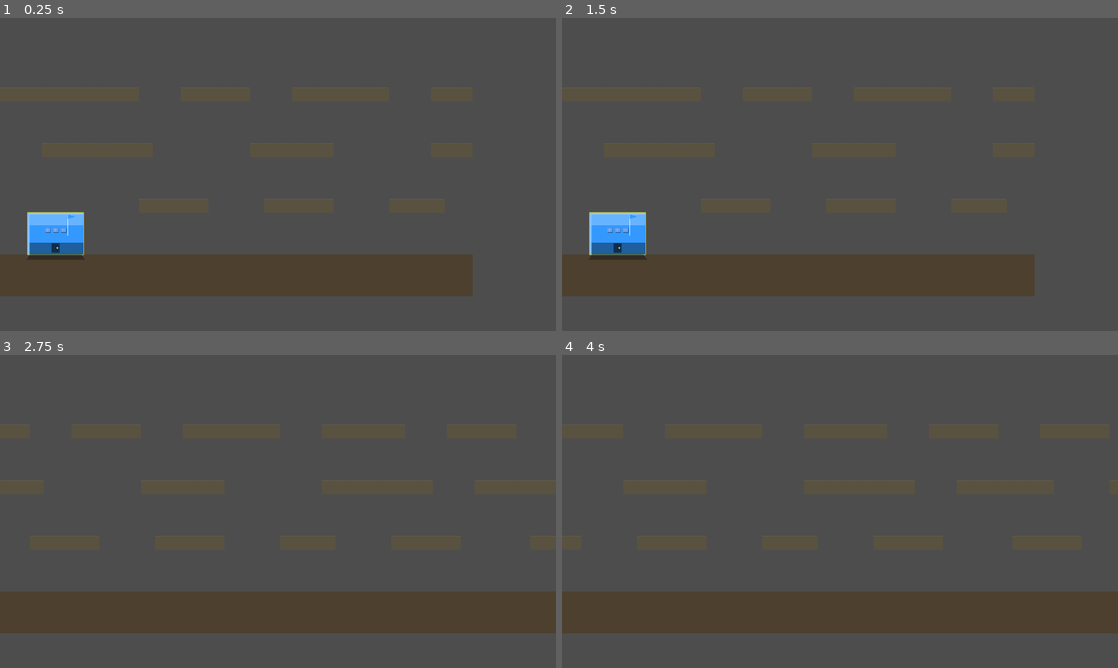
Above: before the commit, frames 1-4 (two rows, left to right).
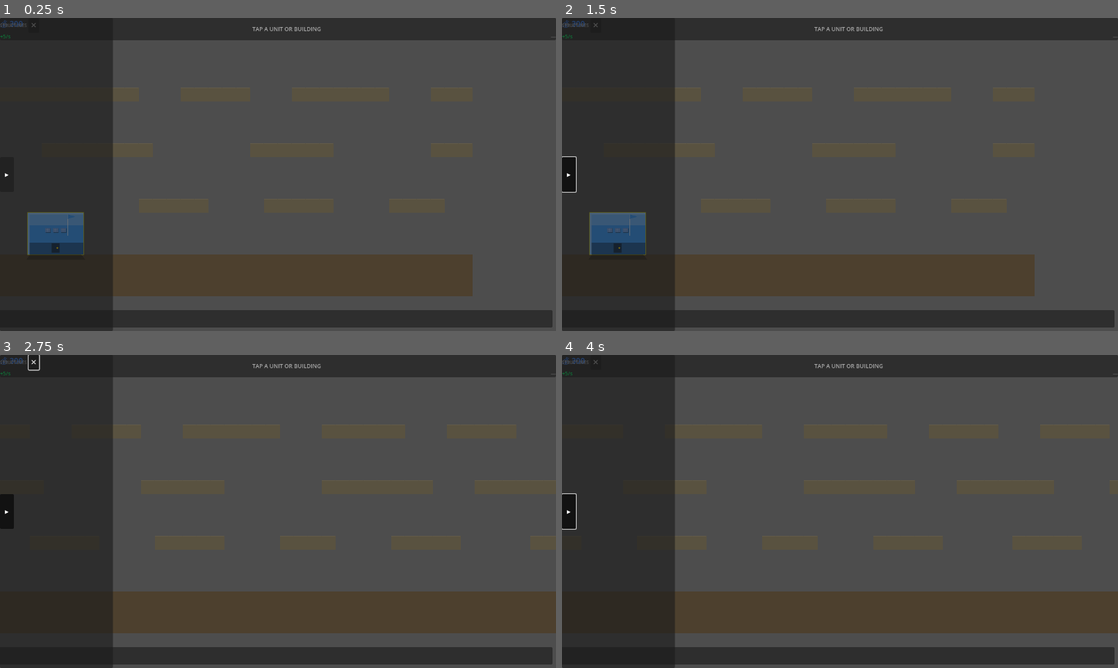
Above: after the commit, the same moments.

Repository: infinitybiscuit/fortress-command
Game: Godot game, scene res://scenes/game/game_scene.tscn
Same seed, same stepped clock (60 frames per second), same inputs: the game is played once before the commit and once after it.
Inputs (mouse positions are in pixels of both pictures, inside the frame that each line leads up to):
- Up to frame 1 (0.25 s): no input
- Up to frame 2 (1.5 s): click (595, 24) at 0.5 s, where only the run after the commit has a clickable "✕"; click (567, 174) at 1.25 s, where only the run after the commit has a clickable "▸"
- Up to frame 3 (2.75 s): tap A at 2 s; move the mouse to (400, 495) at 2.02 s; hold Right (ui_right) from 2.03 s (still down); click (400, 495) at 2.17 s; tap Up (ui_up) at 2.27 s
- Up to frame 4 (4 s): tap A at 2.75, 3.5 s; move the mouse to (728, 527) at 2.77 s; click (728, 527) at 2.92 s; tap Up (ui_up) at 3.02 s; move the mouse to (895, 442) at 3.52 s; release Right (ui_right) at 3.53 s; hold Left (ui_left) from 3.53 s (still down); click (895, 442) at 3.67 s

The runs differ from the first frame. In frame 1, 30% of the frame differs, in the area x 0-100%, y 0-100%; in frame 2, 30%; in frame 3, 30%; in frame 4, 30%.
Error after the commit: Trying to assign value of type 'Control' to a variable of type 'hud.gd'. (res://scripts/game/game_scene.gd:17)

Commit message:
Add HUD, starting units, build menu, and building selection
- Add CanvasLayer + HUD instance to game_scene.tscn so the HUD renders
  screen-space on top of the game world
- Wire HUD to game_scene: populate build list from GameConfig on startup,
  connect build_item_selected and train_item_selected signals, update
  credits/income labels each economy tick
- Spawn 2 starting soldiers per side near their HQ on game start
- Build menu items and train items are now Buttons with press signals so
  they actually respond to clicks
- Clicking a build item enters placement mode; next left-click places the
  building at the clicked tile if the player can afford it and the tile is valid
- Clicking a player building selects it, shows the train section populated
  from that building's can_train list, and deducts cost on queue_train
- Left-click on a unit selects it and clears building selection; clicking
  empty space clears all selections

https://claude.ai/code/session_01FFsLYEoZBhHorYKSisAVT4

Diff:
--- a/godot/scenes/game/game_scene.tscn
+++ b/godot/scenes/game/game_scene.tscn
@@ -5,6 +5,7 @@
 [ext_resource type="PackedScene" uid="uid://fortress_tilemap" path="res://scenes/game/tilemap.tscn" id="3_tilemap"]
 [ext_resource type="PackedScene" uid="uid://unit_scene" path="res://scenes/entities/unit.tscn" id="4_unit"]
 [ext_resource type="PackedScene" uid="uid://building_scene" path="res://scenes/entities/building.tscn" id="5_building"]
+[ext_resource type="PackedScene" uid="uid://hud_scene" path="res://scenes/ui/hud.tscn" id="6_hud"]
 
 [node name="GameScene" type="Node2D"]
 script = ExtResource("1_game_scene")
@@ -17,3 +18,8 @@
 [node name="Units" type="Node2D" parent="."]
 
 [node name="Buildings" type="Node2D" parent="."]
+
+[node name="CanvasLayer" type="CanvasLayer" parent="."]
+layer = 10
+
+[node name="HUD" instance=ExtResource("6_hud") parent="CanvasLayer"]
--- a/godot/scripts/game/game_scene.gd
+++ b/godot/scripts/game/game_scene.gd
@@ -14,6 +14,7 @@
 @onready var tilemap: GameTileMap = $GameTileMap
 @onready var units_node: Node2D = $Units
 @onready var buildings_node: Node2D = $Buildings
+@onready var hud: HUD = $CanvasLayer/HUD
 
 ## ── Game State ────────────────────────────────────────────────────────────────────
 enum GameMode { NONE, ONE_V_ONE_CPU, TWO_V_TWO, ONE_V_ONE, SKIRMISH }
@@ -32,6 +33,10 @@
 
 ## Selection state
 var selected_units: Array = []
+var _selected_building: Node = null
+
+## Build placement state
+var _pending_build_type: String = ""
 
 ## Tick timers
 var economy_tick_timer: float = 0.0
@@ -49,10 +54,9 @@
 
 ## ── Initialization ───────────────────────────────────────────────────────────────
 func _ready() -> void:
-	# Initialize empty player array
 	players = []
-	# Auto-start for testing — spawns HQs and begins game loop
 	set_game_mode("1v1_cpu")
+	_setup_hud()
 
 ## ── Main Game Loop ────────────────────────────────────────────────────────────────
 func _process(delta: float) -> void:
@@ -89,13 +93,15 @@
 
 ## ── Economy ────────────────────────────────────────────────────────────────────────
 func _process_economy() -> void:
-	# Calculate income from all buildings for each player
 	for i in range(players.size()):
 		var player: Dictionary = players[i]
 		var income: int = _calculate_player_income(i)
 		player["income"] = income
 		player["money"] += income
 		income_updated.emit(i, income)
+		if i == 0:
+			hud.update_credits(player["money"])
+			hud.update_income(income)
 
 func _calculate_player_income(player_idx: int) -> int:
 	var total_income: int = 0
@@ -184,9 +190,14 @@
 				"is_ai": true,
 				"hq": null
 			})
-			# Place HQs at ground level
 			_spawn_hq_for_player(0, 2, ground_y - 3)
 			_spawn_hq_for_player(1, 193, ground_y - 3)
+			# Starting soldiers — spawn just above ground so physics settles them
+			var spawn_y: float = (ground_y - 1) * GameConfig.TILE_SIZE
+			spawn_unit("soldier", Vector2(250, spawn_y), 0)
+			spawn_unit("soldier", Vector2(290, spawn_y), 0)
+			spawn_unit("soldier", Vector2(6140, spawn_y), 1)
+			spawn_unit("soldier", Vector2(6100, spawn_y), 1)
 
 		GameMode.ONE_V_ONE:
 			# Two human players
@@ -341,6 +352,103 @@
 					game_is_started = false
 					return
 
+## ── HUD Setup ───────────────────────────────────────────────────────────────
+func _setup_hud() -> void:
+	# Populate build list (player can't build HQs)
+	var icons: Dictionary = {
+		"barracks": "⚔", "turret": "🗼", "wall": "🧱",
+		"mine": "⛏", "workshop": "🔧"
+	}
+	var build_entries: Array = []
+	for btype in ["barracks", "turret", "wall", "mine", "workshop"]:
+		var data: Dictionary = GameConfig.BUILDING_TYPES.get(btype, {})
+		build_entries.append({
+			"name": btype.capitalize(),
+			"cost": data.get("cost", 0),
+			"icon": icons.get(btype, "■"),
+			"type": btype,
+			"disabled": false
+		})
+	hud.populate_build_list(build_entries)
+
+	# Connect HUD signals
+	hud.build_item_selected.connect(_on_hud_build_item_selected)
+	hud.train_item_selected.connect(_on_hud_train_item_selected)
+
+	# Seed initial values
+	if players.size() > 0:
+		hud.update_credits(players[0].get("money", 0))
+		hud.update_income(players[0].get("income", 0))
+	hud.update_mode_label("1v1 CPU")
+
+
+func _on_hud_build_item_selected(btype: String) -> void:
+	_pending_build_type = btype
+	hud.update_selection_info("Click to place: " + btype.capitalize())
+
+
+func _on_hud_train_item_selected(utype: String) -> void:
+	if _selected_building == null or not is_instance_valid(_selected_building):
+		return
+	if _selected_building.faction != 0:
+		return
+	var cost: int = GameConfig.UNIT_TYPES.get(utype, {}).get("cost", 0)
+	if players[0].get("money", 0) < cost:
+		return
+	if _selected_building.queue_train(utype):
+		players[0]["money"] -= cost
+		hud.update_credits(players[0]["money"])
+		# Refresh train list to reflect new affordability
+		_select_building(_selected_building)
+
+
+func _select_building(building: Node) -> void:
+	# Deselect previous building
+	if _selected_building != null and is_instance_valid(_selected_building):
+		_selected_building.is_selected = false
+	_selected_building = building
+	building.is_selected = true
+	deselect_all()
+
+	hud.update_selection_info(building.building_type.capitalize())
+
+	if building.can_train.size() > 0:
+		var train_entries: Array = []
+		for utype in building.can_train:
+			var data: Dictionary = GameConfig.UNIT_TYPES.get(utype, {})
+			train_entries.append({
+				"name": utype.capitalize(),
+				"cost": data.get("cost", 0),
+				"time": data.get("train_time", 3.0),
+				"type": utype,
+				"disabled": players[0].get("money", 0) < data.get("cost", 0)
+			})
+		hud.populate_train_list(train_entries)
+		hud.show_train_section(true)
+	else:
+		hud.show_train_section(false)
+
+
+func _try_place_building(btype: String, world_pos: Vector2) -> void:
+	var data: Dictionary = GameConfig.BUILDING_TYPES.get(btype, {})
+	var cost: int = data.get("cost", 0)
+	if players.size() == 0 or players[0].get("money", 0) < cost:
+		hud.update_selection_info("Not enough credits!")
+		return
+	var tile_pos: Vector2i = tilemap.world_to_tile(world_pos.x, world_pos.y)
+	var w: int = data.get("width_tiles", 1)
+	var h: int = data.get("height_tiles", 1)
+	# Place so the bottom of the building sits on the clicked tile row
+	var place_tile_y: int = tile_pos.y - h + 1
+	if not tilemap.can_place_building(tile_pos.x, place_tile_y, w, h):
+		hud.update_selection_info("Can't place here!")
+		return
+	players[0]["money"] -= cost
+	spawn_building(btype, Vector2i(tile_pos.x, place_tile_y), 0)
+	hud.update_credits(players[0]["money"])
+	hud.update_selection_info("Placed " + btype.capitalize())
+
+
 ## ── Input Handling ──────────────────────────────────────────────────────────
 func _unhandled_input(event: InputEvent) -> void:
 	if not game_is_started or game_paused:
@@ -350,6 +458,21 @@
 		var world_pos: Vector2 = get_global_mouse_position()
 
 		if event.button_index == MOUSE_BUTTON_LEFT:
+			# Build placement mode takes priority
+			if _pending_build_type != "":
+				_try_place_building(_pending_build_type, world_pos)
+				_pending_build_type = ""
+				return
+
+			# Check for building click first
+			for building in all_buildings:
+				if not is_instance_valid(building) or building.faction != 0:
+					continue
+				var brect := Rect2(building.global_position, Vector2(building.world_width, building.world_height))
+				if brect.has_point(world_pos):
+					_select_building(building)
+					return
+
 			# Try to select a unit (player faction 0) near click position
 			var nearby: Array = get_units_at_position(world_pos, 24.0)
 			var player_unit: Node = null
@@ -358,9 +481,19 @@
 					player_unit = u
 					break
 			if player_unit != null:
+				if _selected_building != null and is_instance_valid(_selected_building):
+					_selected_building.is_selected = false
+					_selected_building = null
+					hud.show_train_section(false)
 				select_unit(player_unit)
+				hud.update_selection_info(player_unit.unit_type.capitalize())
 			else:
+				if _selected_building != null and is_instance_valid(_selected_building):
+					_selected_building.is_selected = false
+					_selected_building = null
+					hud.show_train_section(false)
 				deselect_all()
+				hud.update_selection_info("")
 
 		elif event.button_index == MOUSE_BUTTON_RIGHT:
 			# Right-click: move or attack at target position
--- a/godot/scripts/ui/hud.gd
+++ b/godot/scripts/ui/hud.gd
@@ -175,12 +175,11 @@
 # ═══════════════════════════════════════════════════════════════════
 
 func populate_build_list(building_entries: Array) -> void:
-	# Clear existing items
 	for child in _build_list.get_children():
 		child.queue_free()
 
 	for entry in building_entries:
-		var item: PanelContainer = _create_build_item(
+		var item: Button = _create_build_item(
 			entry.get("name", ""),
 			entry.get("cost", 0),
 			entry.get("icon", "■"),
@@ -190,36 +189,15 @@
 		_build_list.add_child(item)
 
 
-func _create_build_item(name: String, cost: int, icon: String, btype: String, disabled: bool = false) -> PanelContainer:
-	var container := HBoxContainer.new()
-	container.add_theme_constant_override("separation", 10)
-
-	var icon_label := Label.new()
-	icon_label.text = icon
-	icon_label.size_flags_stretch_ratio = 0.0
-	icon_label.custom_minimum_size = Vector2(28, 28)
-	icon_label.horizontal_alignment = HORIZONTAL_ALIGNMENT_CENTER
-	icon_label.vertical_alignment = VERTICAL_ALIGNMENT_CENTER
-
-	var name_label := Label.new()
-	name_label.text = name
-	name_label.size_flags_horizontal = Control.SIZE_EXPAND_FILL
-
-	var cost_label := Label.new()
-	cost_label.text = "%d" % cost
-	cost_label.theme_type_variation = ""
-
-	var item_panel := PanelContainer.new()
-	item_panel.add_child(container)
-	container.add_child(icon_label)
-	container.add_child(name_label)
-	container.add_child(cost_label)
-
-	if disabled:
-		item_panel.modulate = Color(1.0, 1.0, 1.0, 0.35)
-		container.mouse_filter = Control.MOUSE_FILTER_IGNORE
-
-	return item_panel
+func _create_build_item(display_name: String, cost: int, icon: String, btype: String, disabled: bool = false) -> Button:
+	var btn := Button.new()
+	btn.text = "%s  %s   %d💰" % [icon, display_name, cost]
+	btn.size_flags_horizontal = Control.SIZE_EXPAND_FILL
+	btn.alignment = HORIZONTAL_ALIGNMENT_LEFT
+	btn.disabled = disabled
+	if not disabled:
+		btn.pressed.connect(func(): build_item_selected.emit(btype))
+	return btn
 
 
 # ═══════════════════════════════════════════════════════════════════
@@ -231,12 +209,11 @@
 
 
 func populate_train_list(unit_entries: Array) -> void:
-	# Clear existing items
 	for child in _train_list.get_children():
 		child.queue_free()
 
 	for entry in unit_entries:
-		var item: PanelContainer = _create_train_item(
+		var item: Button = _create_train_item(
 			entry.get("name", ""),
 			entry.get("cost", 0),
 			entry.get("time", 0.0),
@@ -247,34 +224,17 @@
 		_train_list.add_child(item)
 
 
-func _create_train_item(name: String, cost: int, train_time: float, utype: String, queued: bool = false, disabled: bool = false) -> PanelContainer:
-	var container := HBoxContainer.new()
-	container.add_theme_constant_override("separation", 8)
-
-	var name_label := Label.new()
-	name_label.text = name
-	name_label.size_flags_horizontal = Control.SIZE_EXPAND_FILL
-
-	var cost_label := Label.new()
-	cost_label.text = "%d" % cost
-
-	var time_label := Label.new()
-	time_label.text = "%.1fs" % train_time
-	time_label.theme_type_variation = ""
-
-	var item_panel := PanelContainer.new()
-	item_panel.add_child(container)
-	container.add_child(name_label)
-	container.add_child(cost_label)
-	container.add_child(time_label)
-
+func _create_train_item(display_name: String, cost: int, train_time: float, utype: String, queued: bool = false, disabled: bool = false) -> Button:
+	var btn := Button.new()
+	btn.text = "%s   %d💰   %.1fs" % [display_name, cost, train_time]
+	btn.size_flags_horizontal = Control.SIZE_EXPAND_FILL
+	btn.alignment = HORIZONTAL_ALIGNMENT_LEFT
+	btn.disabled = disabled
 	if queued:
-		item_panel.modulate = Color(0.0, 1.0, 0.4, 0.25)
-	elif disabled:
-		item_panel.modulate = Color(1.0, 1.0, 1.0, 0.35)
-		container.mouse_filter = Control.MOUSE_FILTER_IGNORE
-
-	return item_panel
+		btn.modulate = Color(0.0, 1.0, 0.4, 0.8)
+	if not disabled:
+		btn.pressed.connect(func(): train_item_selected.emit(utype))
+	return btn
 
 
 # ═══════════════════════════════════════════════════════════════════
